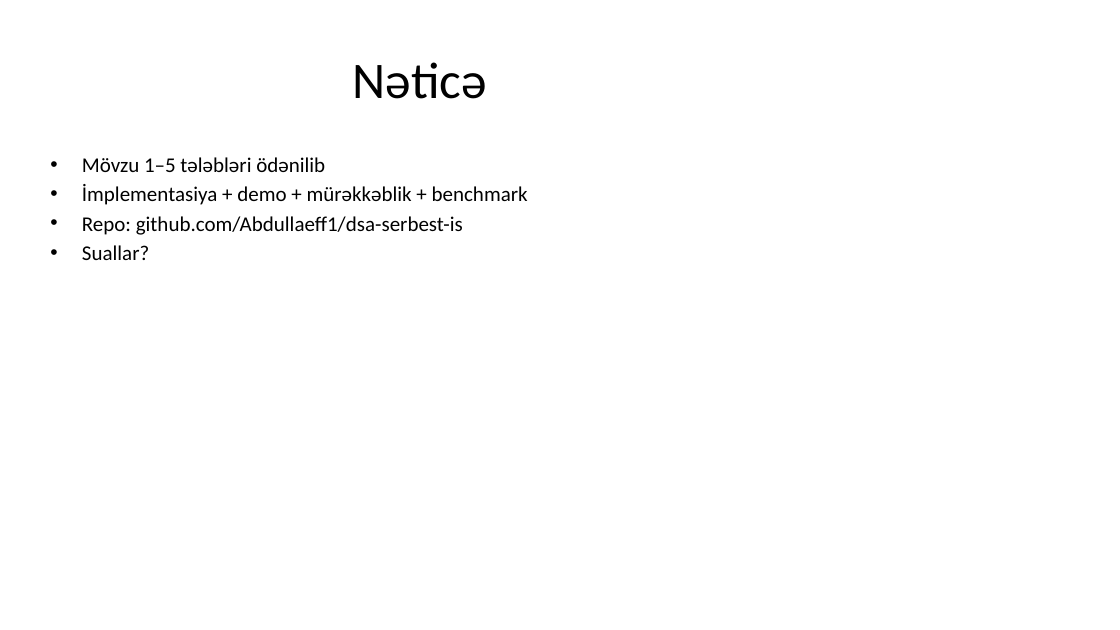
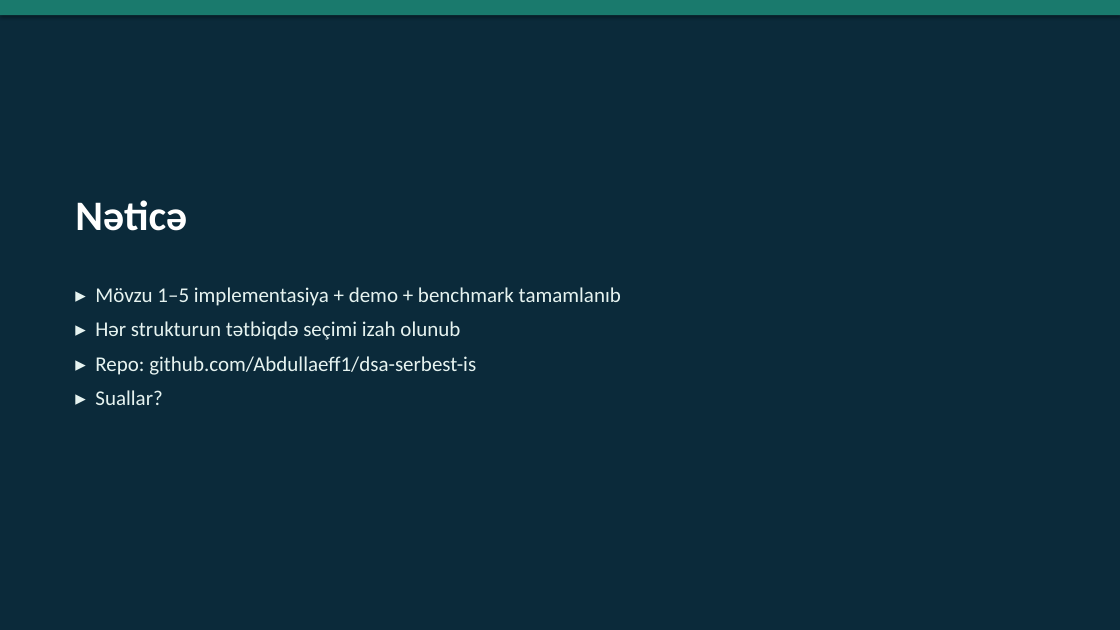
Before and after one commit to Abdullaeff1/dsa-serbest-is, a slide deck: slide 17 of docs/teqdimat.pptx (slide 14 before the commit). Drawn at 1120x630 pixels with LibreOffice and Linux fonts; fonts in the diff are those of the drawing. Boxes give left, top, right and bottom in pixels: in the first picture for what was removed or moved away, otherwise in the second. Text is boxed around its words. In the diff, an @@ line names an element or a change of style, - is before the commit and + after.

Commit message:
Improve presentation design and add why-structure plus benchmark tables

```diff
--- a/docs/teqdimat.pptx
+++ b/docs/teqdimat.pptx
@@ rectangle added at (0,0,1120,630), fill #0B2A3A @@
@@ rectangle added at (0,0,1120,15), fill #1A7A6D @@
@@ text "Nəticə": place and size @@
-text "Nəticə" at (353,62,487,99)
+text "Nəticə" at (75,200,187,231)
@@ text "Nəticə" at (75,200,187,231): size 44 to 36 pt, text colour #000000 to #FFFFFF, bold on; alignment centre to left; vertical alignment middle to top @@
@@ text at (95,287,621,405): text changed; text colour #000000 to #E6F3F0 @@
-• Mövzu 1–5 tələbləri ödənilib
-• İmplementasiya + demo + mürəkkəblik + benchmark
-• Repo: github.com/Abdullaeff1/dsa-serbest-is
-• Suallar?
+▸ Mövzu 1–5 implementasiya + demo + benchmark tamamlanıb
+▸ Hər strukturun tətbiqdə seçimi izah olunub
+▸ Repo: github.com/Abdullaeff1/dsa-serbest-is
+▸ Suallar?
```
Also in this commit, not shown: 7 other slides changed, 9 slides added, 6 slides removed, 3 other files.
